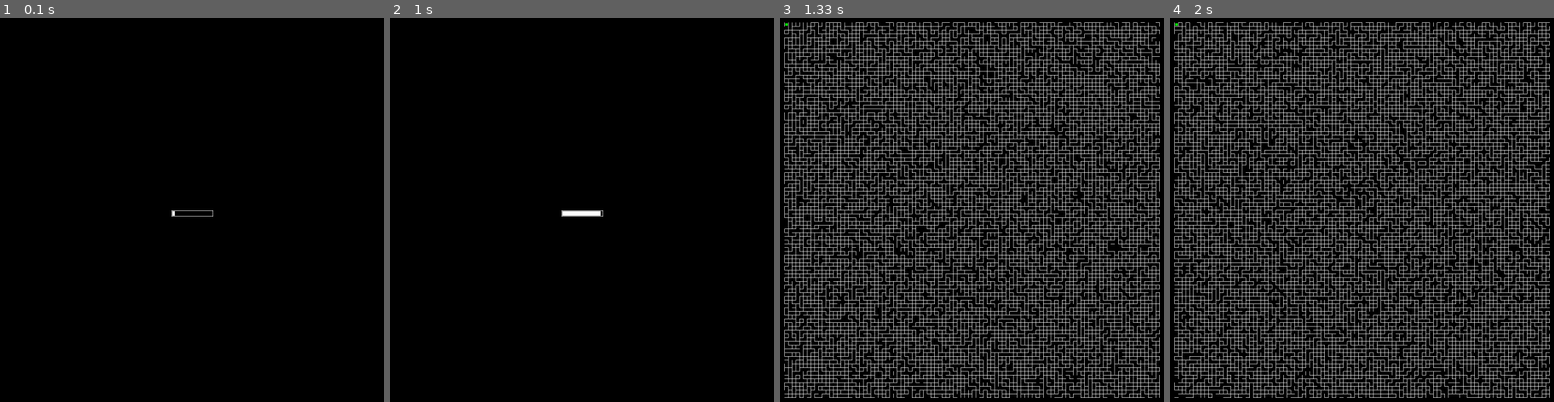
Above: before the commit, frames 1-4 (left to right).
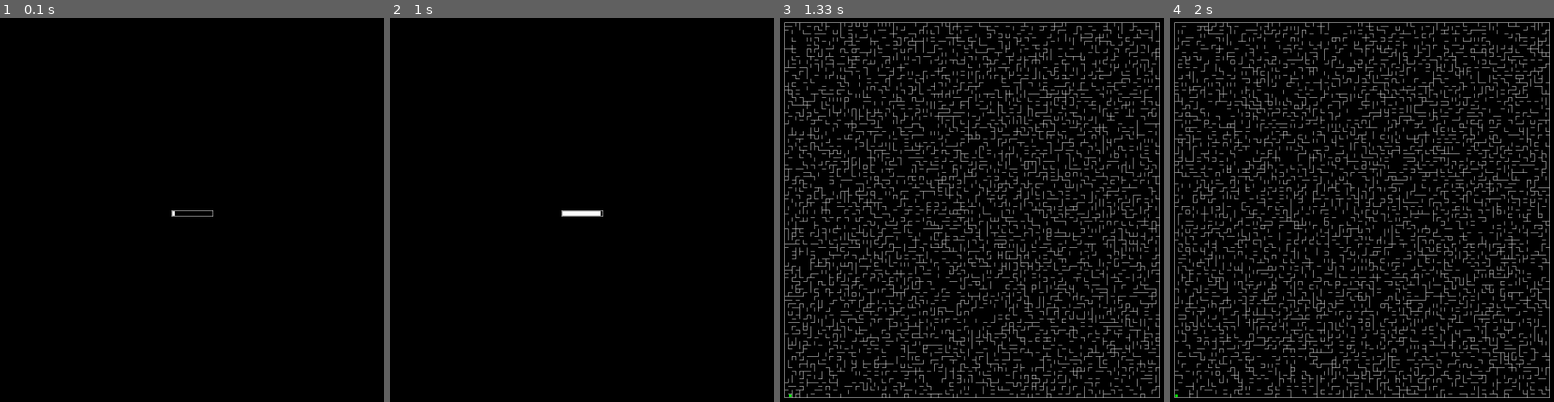
Above: after the commit, the same moments.

Repository: AlexanderNoles/NEA
Game: pygame game, started from MazeRenderer 2.0.py
Same seed, same stepped clock (60 frames per second), same inputs: the game is played once before the commit and once after it.
Inputs:
- Up to frame 1 (0.1 s): no input
- Up to frame 2 (1 s): hold E 0.33-0.8 s; hold Right 0.33-0.8 s; hold Right from 0.83 s (still down)
- Up to frame 3 (1.33 s): release Right at 1.3 s
- Up to frame 4 (2 s): tap E at 1.67 s

Frames 1-2 are identical in both runs. In frame 3, 28% of the frame differs, in the area x 1-99%, y 1-99%; in frame 4, 28%.

Commit message:
Version 1.0

Diff:
--- a/MazeGenerationNew.py
+++ b/MazeGenerationNew.py
@@ -8,10 +8,11 @@
 def generate_random_walls(height,width):
     #Intialize the array
     maze_array = []
+    temp_list = [0,0,0,0,0,0,1]
     for x in range(0,width):
         maze_array.append([])
         for y in range(0,height):
-            maze_array[x].append([random.randint(0,1),random.randint(0,1),random.randint(0,1),random.randint(0,1)])
+            maze_array[x].append([random.choice(temp_list),random.choice(temp_list),random.choice(temp_list),random.choice(temp_list)])
     return maze_array
 
 def generate_walled_maze(width,height):
--- a/MazeRenderer 2.0.py
+++ b/MazeRenderer 2.0.py
@@ -3,6 +3,7 @@
 os.environ['PYGAME_HIDE_SUPPORT_PROMPT'] = "hide"
 import pygame               #Used to draw pixels on the screen in a window
 
+#VARIABLES
 #colours
 black = (0, 0, 0)
 white = (255, 255, 255)
@@ -15,6 +16,7 @@
 scale = 1 #Has to be an int
 debug = False
 
+#GAME LOGIC
 def play_maze(width,height,title,maze_data):
     pygame.init()
     screen = pygame.display.set_mode((width,height))
@@ -60,10 +62,10 @@
                     from MazeGenerationNew import generate_random_walls
                     maze_data = generate_random_walls(100,100)
                 #Checks to make sure player can't go outside the maze
-                if position_set_to[0] + add_to_x < 0 or position_set_to[0] + add_to_x > len(maze_data)-1:
+                if position_set_to[0] + add_to_x < 0 or position_set_to[0] + add_to_x > len(maze_data[0]):
                     add_to_x = 0
                     check_walls = False
-                if position_set_to[1] + add_to_y < 0 or position_set_to[1] + add_to_y > len(maze_data[0])-1:
+                if position_set_to[1] + add_to_y < 0 or position_set_to[1] + add_to_y > len(maze_data):
                     add_to_y = 0
                     check_walls = False
                 #Checks to see if there is a wall in the players way
@@ -79,24 +81,33 @@
         if debug:
             print(str(round((time.time() - start_time)*1000,1)) + "ms") #Prints execution time (per frame) to console
             print(temp)
-        if loading == True:
+        if loading:
             if temp >= 1:
                 loading = False
                 screen.fill(default)
             else:
                 progress_bar(100,4,temp,screen,[0,0],[width,height]) #This is a stand-in progress bar to test how it would look, the real one's progression would be based on the maze generation progression
                 temp += 1 * delta_time                               #currently the maze generates before the progress bar is shown and the maze is rendered after (To make it properly linked to maze generation
-        elif loading == False:                                       #the progress bar would have to be called from the MazeGenerationNew script) #len(maze_data[0])-2
+        elif not loading:                                            #the progress bar would have to be called from the MazeGenerationNew script)
             if first_frame == True:
                 first_frame = False
                 generated_data = draw_maze([width,height],cube_size,screen,maze_data)
-                player_pos = draw_player(maze_data,generated_data[0],generated_data[1],cube_size,screen,[width,height],[0,0],True)
+                player_pos = draw_player(maze_data,generated_data[0],generated_data[1],cube_size,screen,[width,height],[0,len(maze_data)-1],True)
                 position_set_to = player_pos
             else:
                 player_pos = draw_player(maze_data,generated_data[0],generated_data[1],cube_size,screen,[width,height],[position_set_to[0] + add_to_x,position_set_to[1] + add_to_y],False,player_pos)
+                if won(player_pos,[len(maze_data[0])-1,0]):
+                    running = False #Currently this just closes the program but at some point it should display a maze sloved message on screen
         pygame.display.flip()
         delta_time = time.time() - start_time #delta_time is the time the program took to execute the last frame
     pygame.quit()
+
+#CHECKS
+def won(player_pos,win_pos):
+    if player_pos == win_pos:
+        return True
+    else:
+        return False
 
 def wall(maze_data,position_to_set_to,player_pos,move_dir): #Checks to see if there is a wall blocking the players way (currently not working)
     if move_dir == "":
@@ -112,6 +123,7 @@
     else:
         return False
 
+#RENDERING
 def draw_maze(window_dimensions,cube_size,screen,maze_data):
     #This function will draw the maze based on maze data generated in the maze generation script
     #A cube_size of two and below will cause the squares to be too small to be properly represented properly on any pixelated screen, hence, 3 is the lowest the function allows
@@ -128,7 +140,7 @@
         offsety += cube_size-1
         offsetx = 0
     #Maze Shell#
-    #draw_rectangle([(0-maze_height/2),(0-maze_width/2)],((cube_size-1)*len(maze_data[0])),((cube_size-1)*len(maze_data)),False,white,screen,window_dimensions,[1,1,1,1]) #Currently the size of the maze shell is drawn wrong so it is disabled
+    draw_rectangle([(0-maze_height/2),(0-maze_width/2)],maze_height,maze_width,False,white,screen,window_dimensions,[1,1,1,1])
     return [maze_width,maze_height,]
 
 def draw_player(maze_data,maze_height,maze_width,cube_size,screen,window_dimensions,new_pos,first_pos,*args):
@@ -145,13 +157,6 @@
             draw_rectangle(old_player_pos,player_size,player_size,True,black,screen,window_dimensions) #Remove previous player_pos
             draw_rectangle(player_pos,player_size,player_size,True,green,screen,window_dimensions)
     return new_pos
-
-def find_center_of_square(maze_width,maze_height,cube_size,pos): #Converts map coords to pixel measurments so that the player can be properly positioned
-    x = pos[0]                                                   #Currently while the player isn't intersecting walls they don't look like they are in the center
-    y = pos[1]
-    pos_in_pixels = [(0-(maze_width/2)+(cube_size-1)*x)+(0.2*cube_size),(0-(maze_height/2)+(cube_size-1)*y)+(0.2*cube_size)]
-    #print(pos_in_pixels)
-    return pos_in_pixels
 
 def progress_bar(width,number_of_segements,progress,screen,offset,window_dimensions):
     center = [0+offset[0],0+offset[0]]
@@ -184,6 +189,14 @@
                 else:
                     screen.set_at((x,y),colour)
 
+#CONVERTORS
+def find_center_of_square(maze_width,maze_height,cube_size,pos): #Converts map coords to pixel measurments so that the player can be properly positioned
+    x = pos[0]                                                   #Currently while the player isn't intersecting walls they don't look like they are in the center
+    y = pos[1]
+    pos_in_pixels = [(0-(maze_width/2)+(cube_size-1)*x)+(0.2*cube_size),(0-(maze_height/2)+(cube_size-1)*y)+(0.2*cube_size)]
+    #print(pos_in_pixels)
+    return pos_in_pixels
+
 def alter_to_fit_scale(value):
     #Alters any variable to fit game scale
     return int(value*scale)
